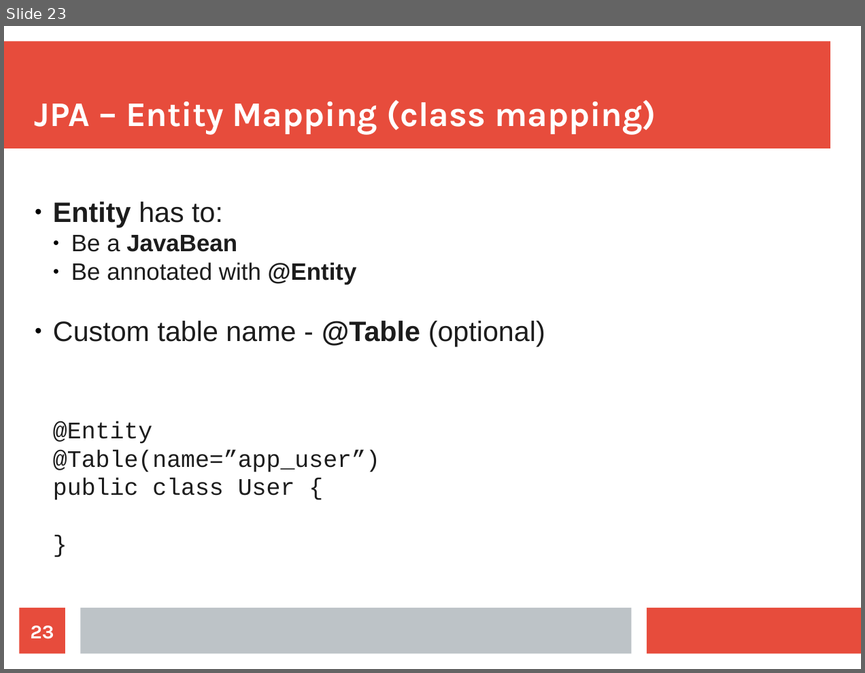
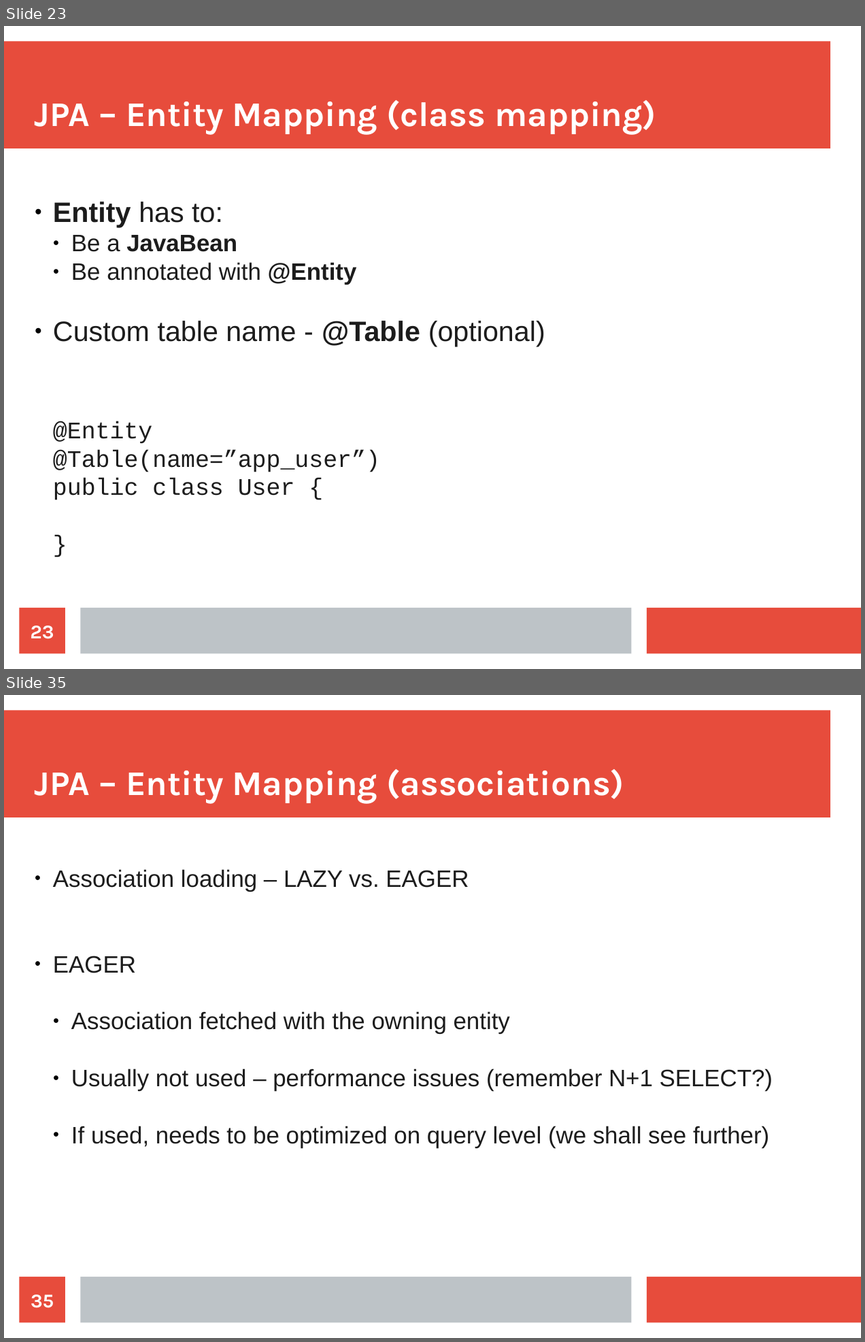
Before and after one commit to maxotta/pia-labs, a slide deck: lectures/persistence.odp. Shown one above the other, each under a label of ours: slide 23 before the commit, slides 23 and 35 after it; the slides between them are not shown. The pictures are 865x673 and 865x1342 pixels, drawn with LibreOffice and Linux fonts; fonts in the diff are those of the drawing. Boxes give left, top, right and bottom in pixels: in the first picture for what was removed or moved away, otherwise in the second. Text is boxed around its words. In the diff, an @@ line names an element or a change of style, - is before the commit and + after.

```diff
--- a/lectures/persistence.odp
+++ b/lectures/persistence.odp
@@ slide 35 added at [4, 695, 861, 1338], background #FFFFFF; not listed: 3 template elements that a slide beside it also shows @@
@@ title added at [35, 769, 624, 803], 32 pt, text #FFFFFF, bold @@
+JPA – Entity Mapping (associations)
@@ subtitle added at [53, 869, 773, 1148], 22 pt, text #1C1C1C @@
+● Association loading – LAZY vs. EAGER
+● EAGER
+  ● Association fetched with the owning entity
+  ● Usually not used – performance issues (remember N+1 SELECT?)
+  ● If used, needs to be optimized on query level (we shall see further)
@@ page number added at [20, 1276, 65, 1323], fill #E74C3C, 18 pt, text #FFFFFF, bold @@
+35
```
Also in this commit, not shown: 2 slides changed, 11 other slides added.
